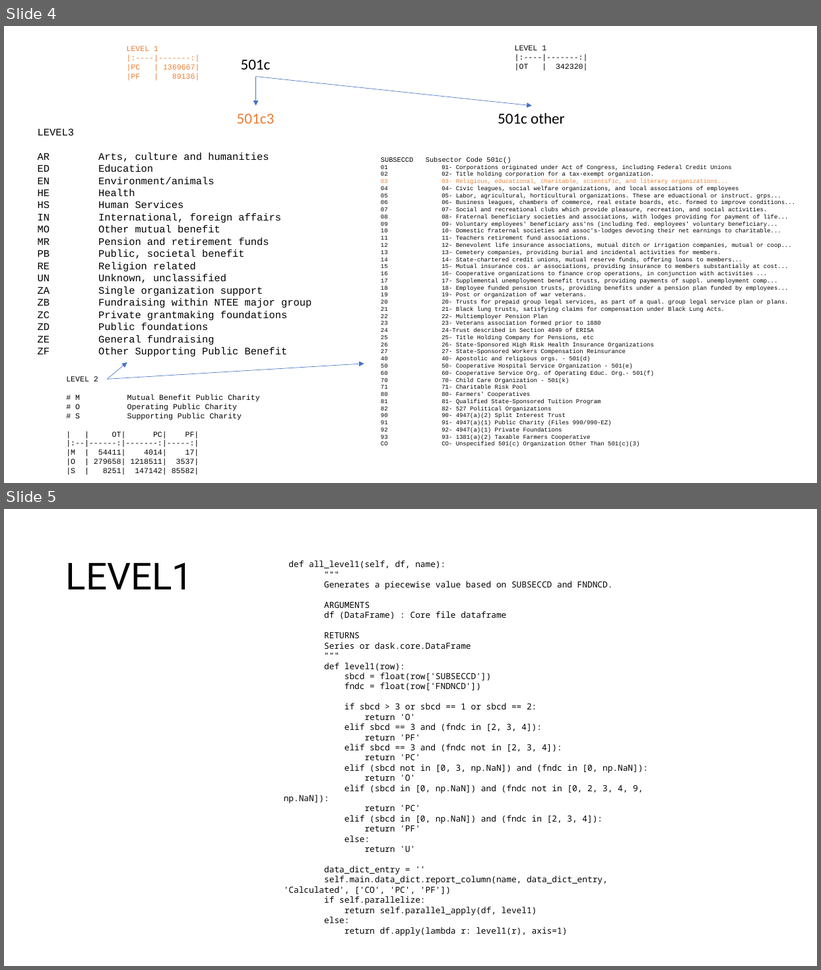
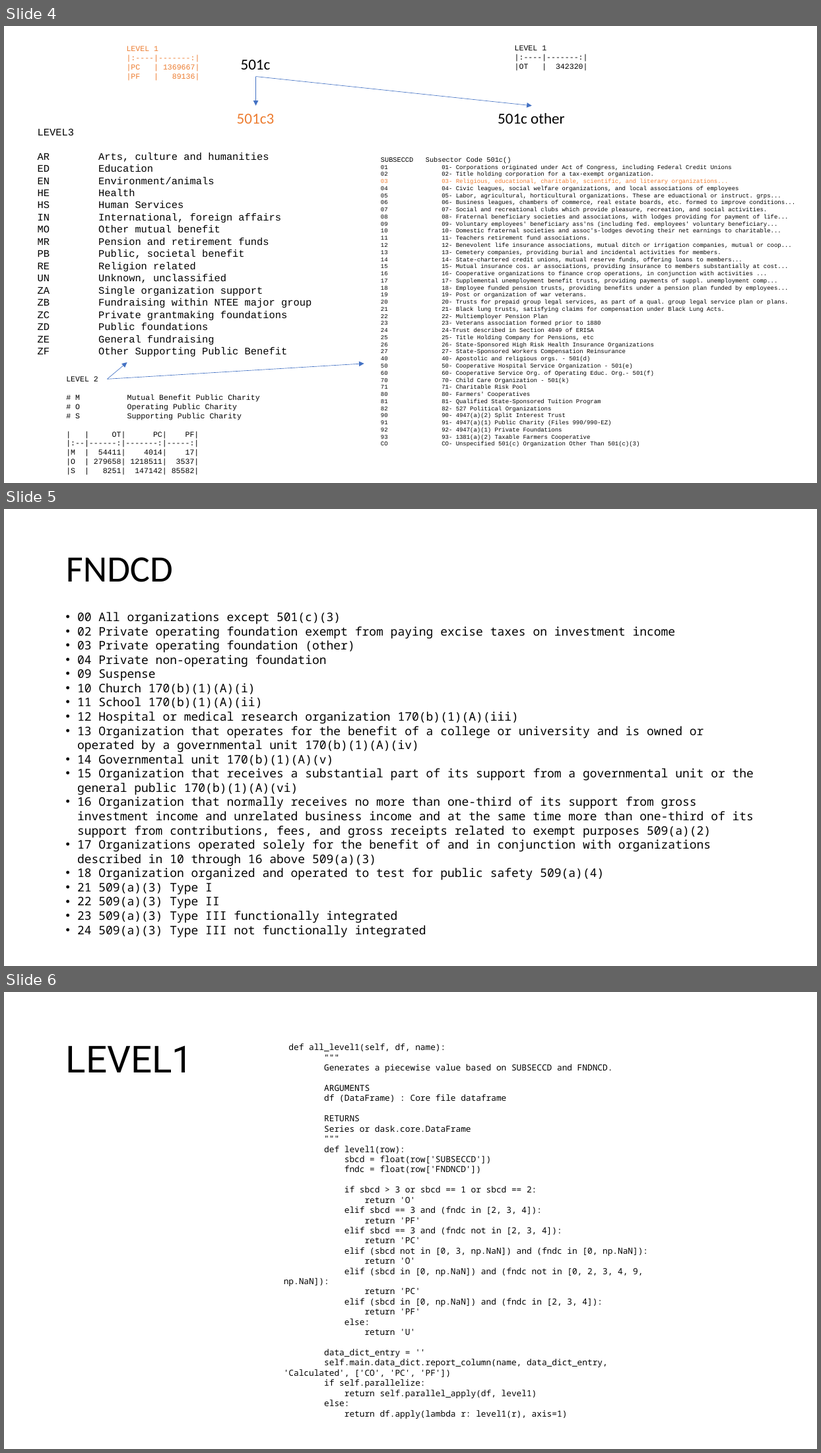
Before and after one commit to Nonprofit-Open-Data-Collective/metadata-standards, a slide deck: METADATA CODEBOOK.pptx. Shown one above the other, each under a label of ours: slides 4 and 5 before the commit, slides 4, 5 and 6 after it. The pictures are 821x970 and 821x1453 pixels, drawn with LibreOffice and Linux fonts; fonts in the diff are those of the drawing. Boxes give left, top, right and bottom in pixels: in the first picture for what was removed or moved away, otherwise in the second. Text is boxed around its words. In the diff, an @@ line names an element or a change of style, - is before the commit and + after.

Commit message:
add hospital and foundation draft taxonomies

```diff
--- a/METADATA CODEBOOK.pptx
+++ b/METADATA CODEBOOK.pptx
@@ slide 5 added at box(4, 509, 817, 966), background #FFFFFF @@
@@ title added at box(66, 557, 173, 582), 44 pt, text #000000 @@
+FNDCD
@@ text added at box(77, 612, 754, 938), 14 pt, text #000000 @@
+• 00 All organizations except 501(c)(3)
+• 02 Private operating foundation exempt from paying excise taxes on investment income
+• 03 Private operating foundation (other)
+• 04 Private non-operating foundation
+• 09 Suspense
+• 10 Church 170(b)(1)(A)(i)
+• 11 School 170(b)(1)(A)(ii)
+• 12 Hospital or medical research organization 170(b)(1)(A)(iii)
+• 13 Organization that operates for the benefit of a college or university and is owned or operated by a governmental unit 170(b)(1)(A)(iv)
+• 14 Governmental unit 170(b)(1)(A)(v)
+• 15 Organization that receives a substantial part of its support from a governmental unit or the general public 170(b)(1)(A)(vi)
+• 16 Organization that normally receives no more than one-third of its support from gross investment income and unrelated business income and at the same time more than one-third of its support from contributions, fees, and gross receipts related to exempt purposes 509(a)(2)
+• 17 Organizations operated solely for the benefit of and in conjunction with organizations described in 10 through 16 above 509(a)(3)
+• 18 Organization organized and operated to test for public safety 509(a)(4)
+• 21 509(a)(3) Type I
+• 22 509(a)(3) Type II
+• 23 509(a)(3) Type III functionally integrated
+• 24 509(a)(3) Type III not functionally integrated
@@ what was slide 5 is now slide 6 @@
```
Also in this commit, not shown: 1 other slide added, 8 other files.
